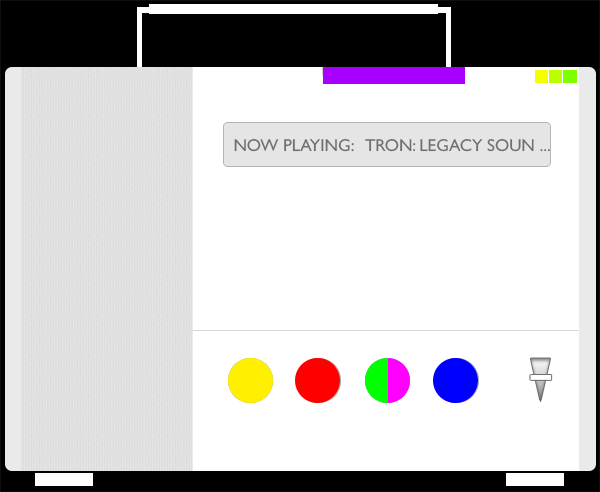
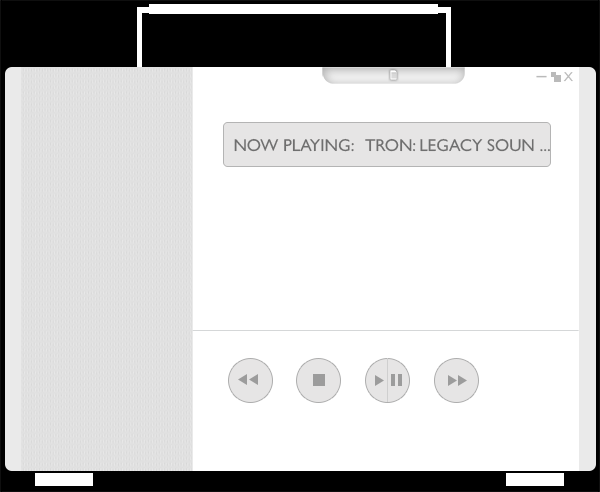
Two versions of the same layered image (w=600, h=492). Layer-by-layer changes:
hid group "buttonMask" (9 layers) over [left=228, top=67, right=577, bottom=403]
moved "Rectangle 10" into group "volume_slider" over [left=530, top=375, right=552, bottom=380]
moved "volume triangle" into group "volume_slider" over [left=530, top=358, right=550, bottom=401]
hid "FFWD-BUTTON copy 4" over [left=435, top=359, right=478, bottom=402]
hid "PLAY-PAUSE BUTTON hov" over [left=366, top=359, right=409, bottom=402]
hid "STOP-BUTTON hov" over [left=297, top=359, right=340, bottom=402]
hid "REW-BUTTON hov" over [left=229, top=359, right=272, bottom=402]
